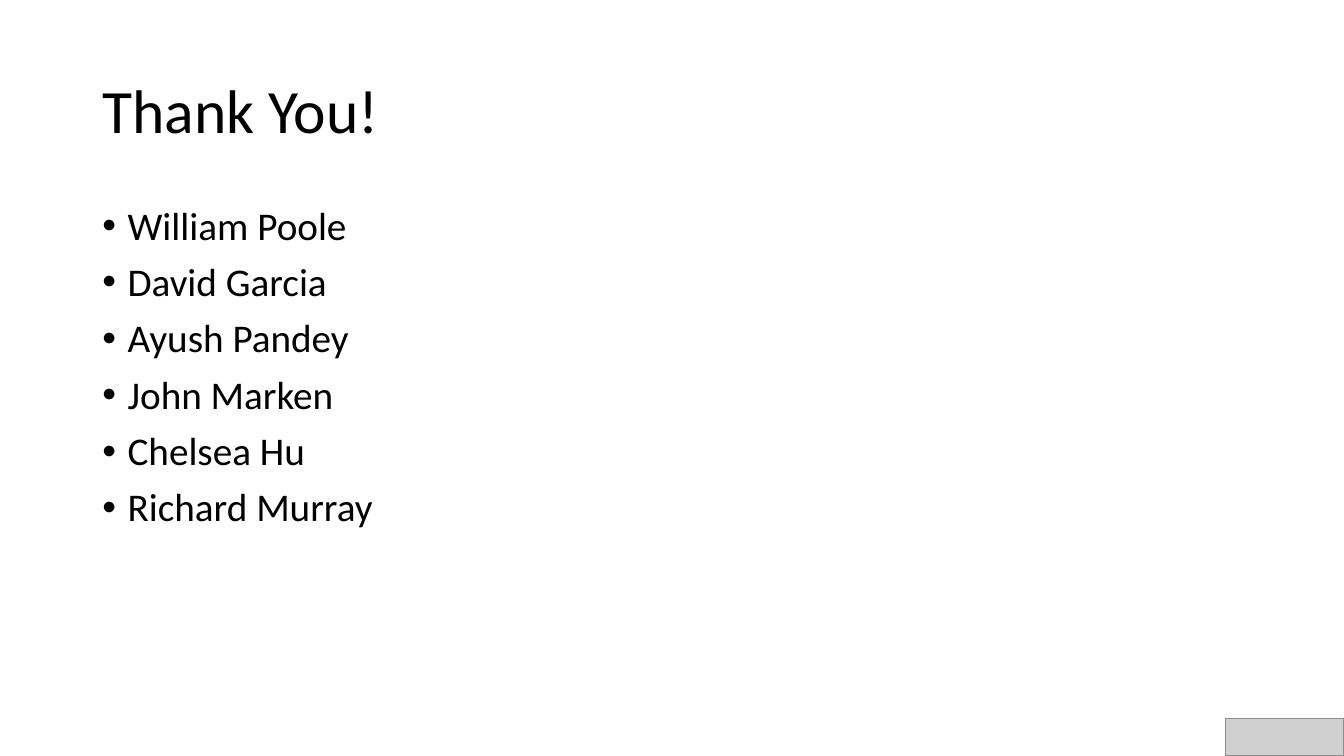
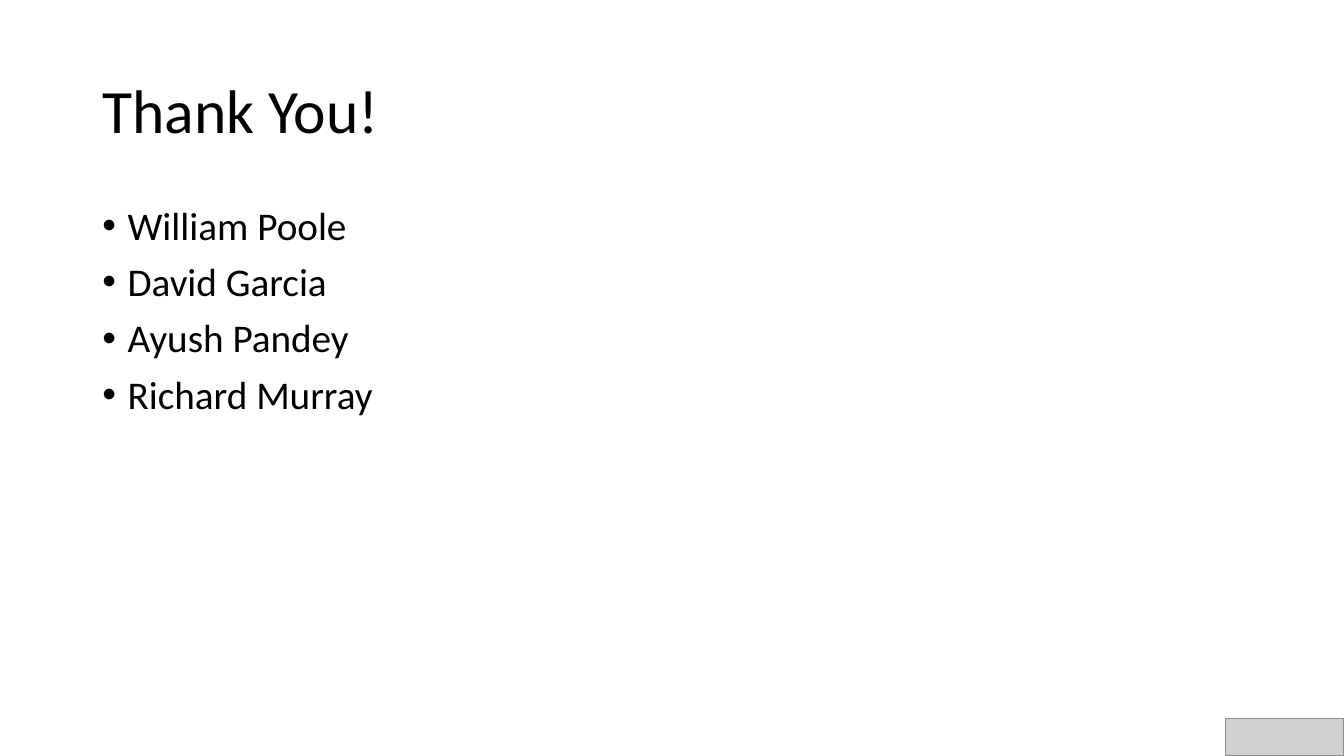
Before and after one commit to AnkitaRoychoudhury/ug_murray, a slide deck: slide 26 of miscellaneous/pre_github/ppts/20200624_syncell_mtg.pptx. Drawn at 1344x756 pixels with LibreOffice and Linux fonts; fonts in the diff are those of the drawing; grey boxes stand for pictures. Boxes give left, top, right and bottom in pixels: in the first picture for what was removed or moved away, otherwise in the second. Text is boxed around its words. In the diff, an @@ line names an element or a change of style, - is before the commit and + after.

```diff
--- a/miscellaneous/pre_github/ppts/20200624_syncell_mtg.pptx
+++ b/miscellaneous/pre_github/ppts/20200624_syncell_mtg.pptx
@@ text at <box>128,381,333,466</box>: paragraphs removed @@
-• John Marken
-• Chelsea Hu
```
Also in this commit, not shown: 1 other slide changed, 13 other files.
